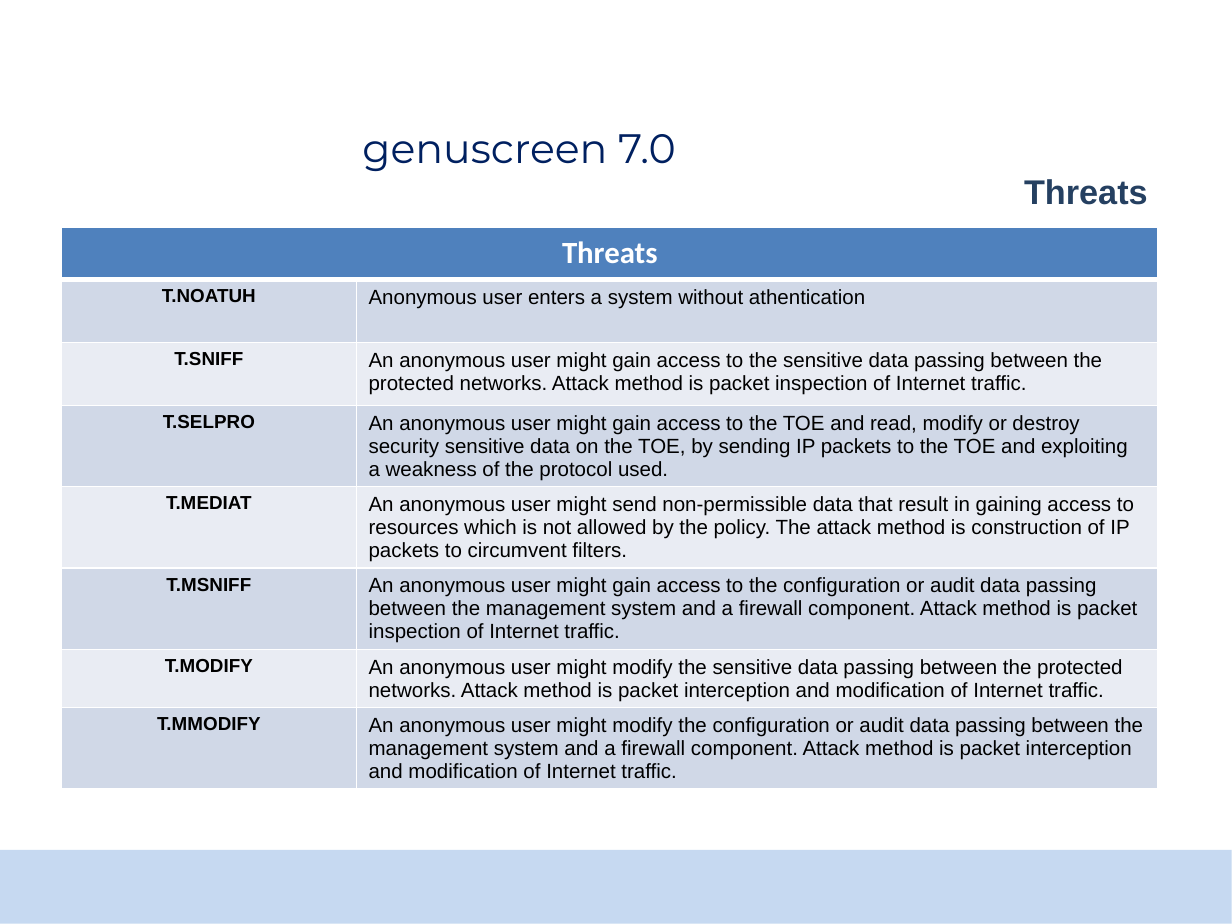
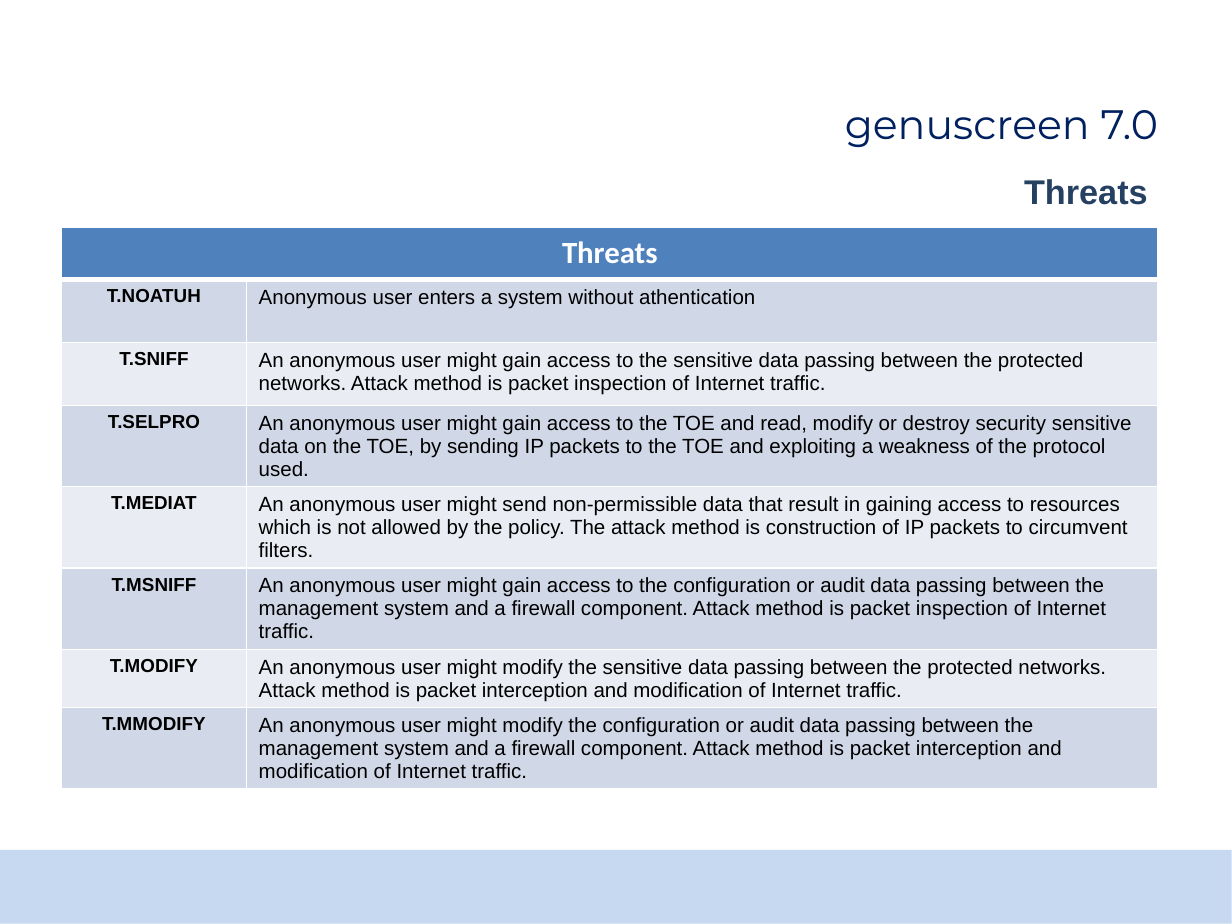
Before and after one commit to TomasMadeja/pv204_Team_Project_Supercalifragilisticexpialidocious, a slide deck: slide 11 of certificate_analysis/pv204_project_report.pptx. Drawn at 1232x924 pixels with LibreOffice and Linux fonts; fonts in the diff are those of the drawing; background and template pictures are left out. Boxes give left, top, right and bottom in pixels: in the first picture for what was removed or moved away, otherwise in the second. Text is boxed around its words. In the diff, an @@ line names an element or a change of style, - is before the commit and + after.

```diff
--- a/certificate_analysis/pv204_project_report.pptx
+++ b/certificate_analysis/pv204_project_report.pptx
@@ text "genuscreen 7.0": place and size @@
-text "genuscreen 7.0" at [362, 134, 675, 171]
+text "genuscreen 7.0" at [845, 110, 1158, 147]
@@ text "genuscreen 7.0" at [845, 110, 1158, 147]: alignment left to right @@
@@ table at [62, 228, 1158, 812] @@
@@ borders changed @@
```
Also in this commit, not shown: 12 other slides changed, 2 other files.
